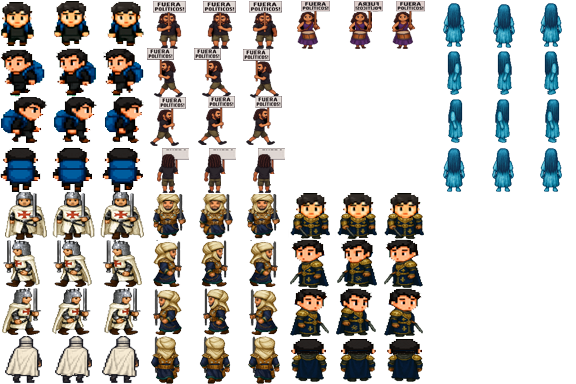
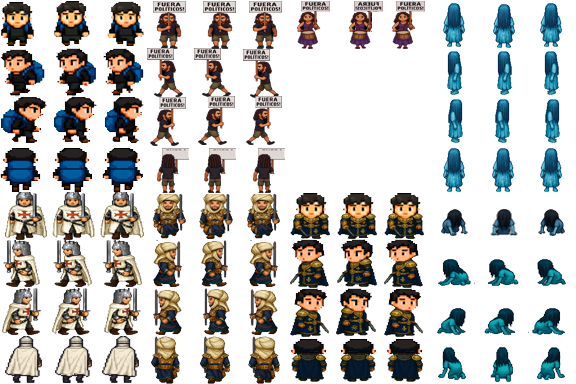
Layers edited between the first and the second 576x384 image:
added layer "Capa 73" above "Capa 72" over (538, 209, 565, 236)
added layer "Capa 72" above "Capa 79" over (441, 209, 468, 236)
added layer "Capa 79" above "Capa 78" over (490, 347, 513, 382)
added layer "Capa 78" above "Capa 77" over (438, 347, 466, 380)
added layer "Capa 77" above "Capa 76 copia" over (537, 347, 565, 380)
added layer "Capa 76 copia" above "Capa 75 copia" over (438, 259, 475, 286)
added layer "Capa 75 copia" above "Capa 74 copia" over (488, 259, 519, 286)
added layer "Capa 74 copia" above "Capa 76" over (537, 259, 566, 286)
added layer "Capa 76" above "Capa 75" over (528, 308, 565, 335)
added layer "Capa 75" above "Capa 74" over (484, 308, 515, 335)
added layer "Capa 74" above "Capa 71" over (437, 308, 466, 335)
added layer "Capa 71" above "Capa 70" over (490, 209, 518, 236)
